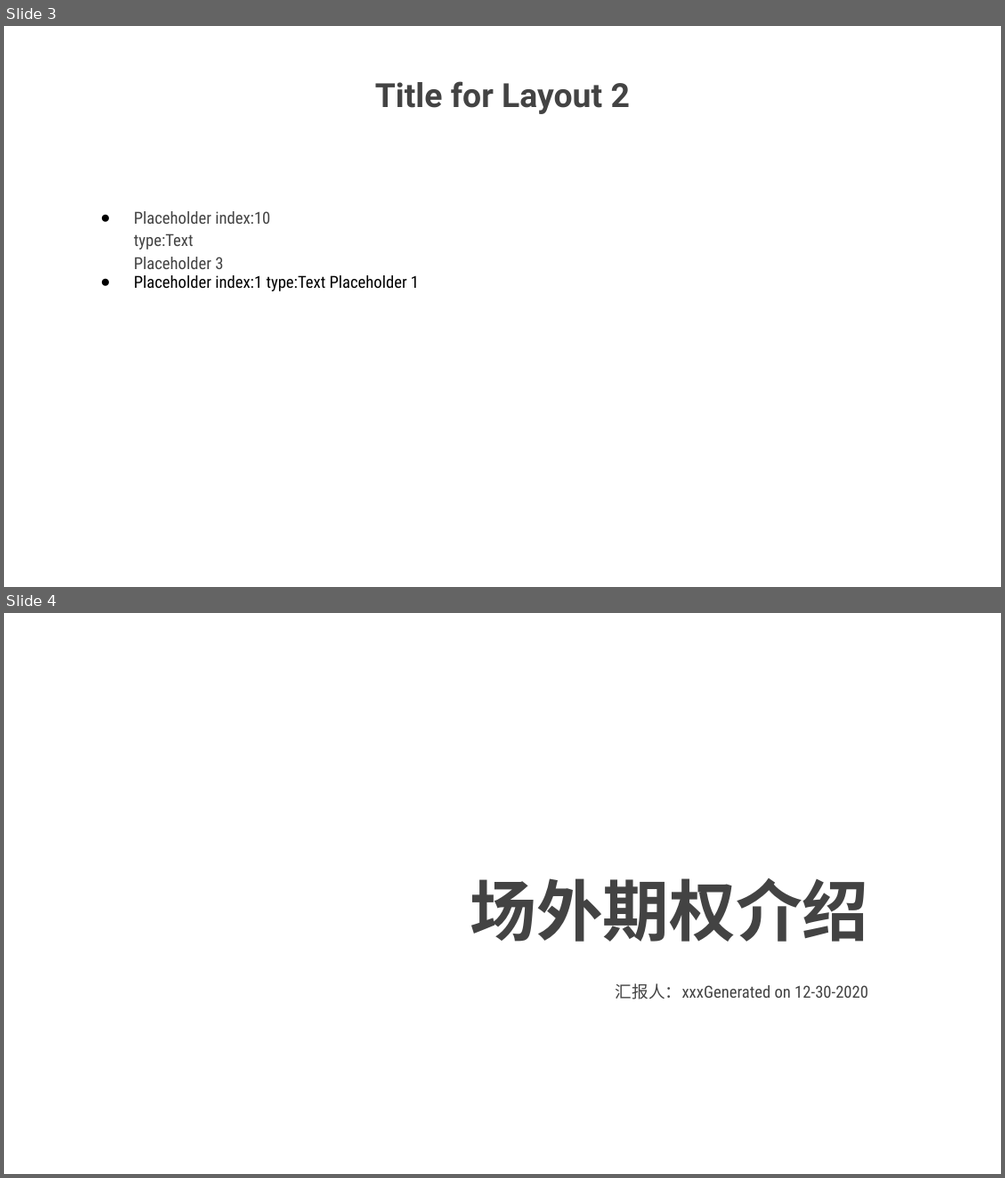
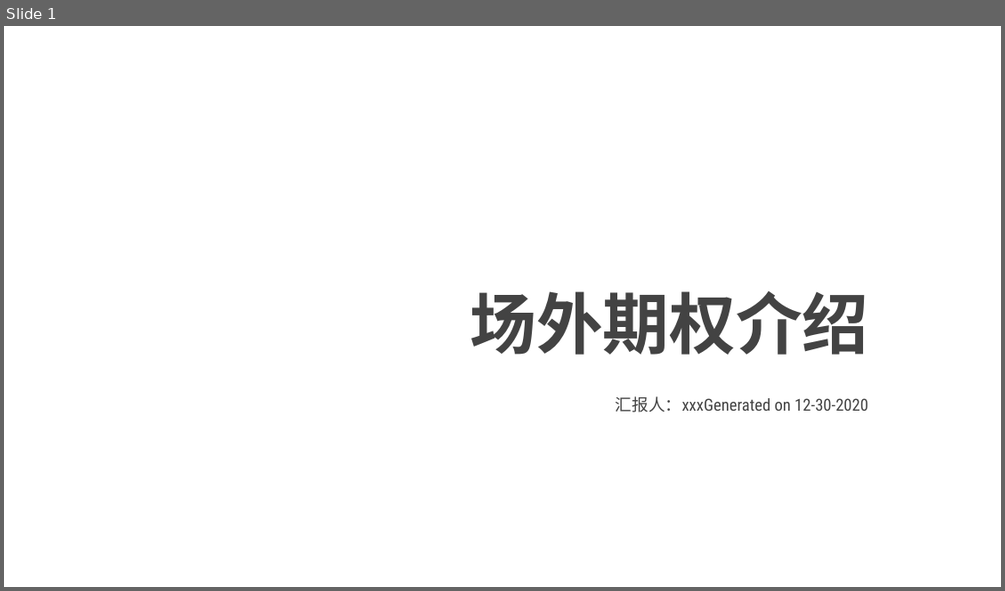
Before and after one commit to Mengkee/PPT_automation_tool, a slide deck: output.ppt. Shown one above the other, each under a label of ours: slides 3 and 4 before the commit, slide 1 after it. The pictures are 1005x1178 and 1005x591 pixels, drawn with LibreOffice and Linux fonts; fonts in the diff are those of the drawing; background and template pictures are left out. Boxes give left, top, right and bottom in pixels: in the first picture for what was removed or moved away, otherwise in the second. Text is boxed around its words. In the diff, an @@ line names an element or a change of style, - is before the commit and + after.

```diff
--- a/output.ppt
+++ b/output.ppt
@@ slide 3 removed at (4,26,1001,587), background picture (left out) @@
@@ title removed at (375,81,630,114) @@
-Title for Layout 2
@@ text removed at (134,211,270,269) @@
-● Placeholder index:10 type:Text Placeholder 3
@@ text removed at (134,275,419,291) @@
-● Placeholder index:1 type:Text Placeholder 1
@@ what was slide 4 is now slide 1 @@
```
Also in this commit, not shown: 2 other slides removed, 2 other files.
